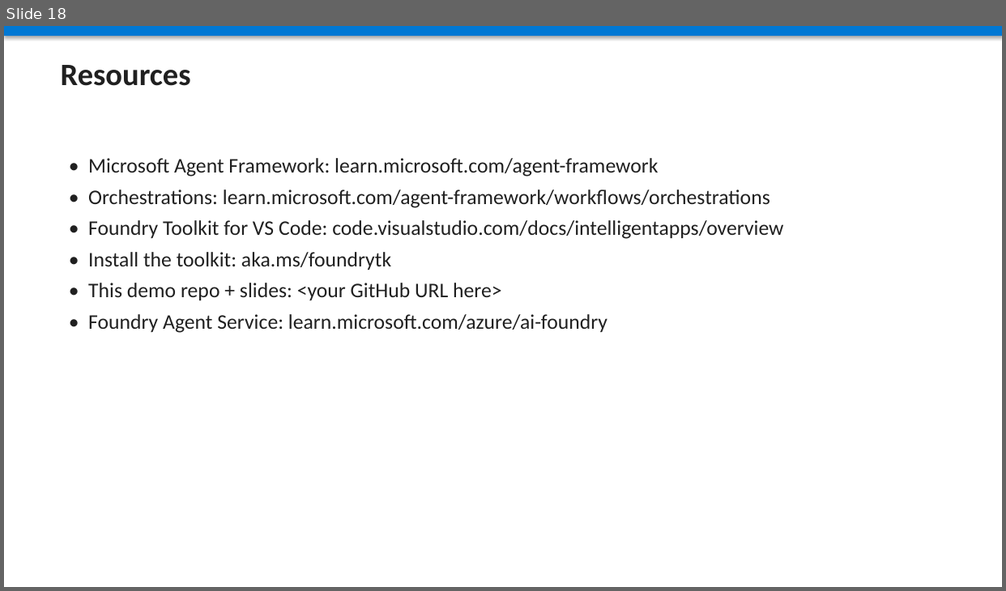
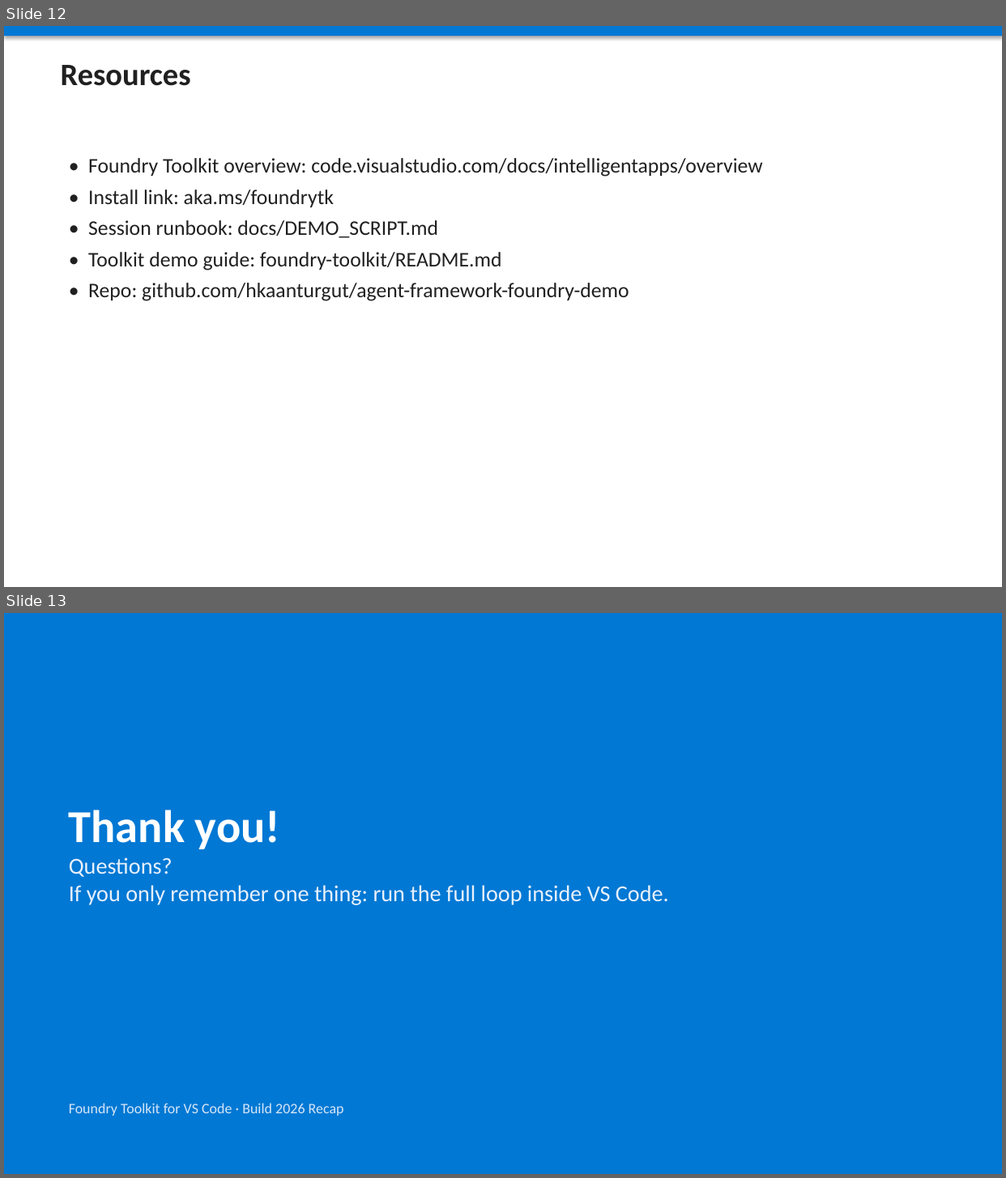
Before and after one commit to hkaanturgut/agent-framework-foundry-demo, a slide deck: deck/Build2026-Recap-Agents.pptx. Shown one above the other, each under a label of ours: slide 18 before the commit, slides 12 and 13 after it. The pictures are 1006x591 and 1006x1178 pixels, drawn with LibreOffice and Linux fonts; fonts in the diff are those of the drawing. Boxes give left, top, right and bottom in pixels: in the first picture for what was removed or moved away, otherwise in the second. Text is boxed around its words. In the diff, an @@ line names an element or a change of style, - is before the commit and + after.

```diff
--- a/deck/Build2026-Recap-Agents.pptx
+++ b/deck/Build2026-Recap-Agents.pptx
@@ slide 13 added at [4,613,1002,1174], background #FFFFFF @@
@@ rectangle added at [4,613,1002,1174], fill #0078D4 @@
@@ text added at [69,810,669,905], 22 pt, text #E8F0FB @@
+Thank you!
+Questions?
+If you only remember one thing: run the full loop inside VS Code.
@@ text added at [69,1103,344,1116], 14 pt, text #D6E6F7 @@
+Foundry Toolkit for VS Code · Build 2026 Recap
@@ what was slide 18 is now slide 12 @@
@@ slide 12 changed as well @@
@@ text at [88,158,762,301]: text changed @@
-• Microsoft Agent Framework: learn.microsoft.com/agent-framework
-• Orchestrations: learn.microsoft.com/agent-framework/workflows/orchestrations
-• Foundry Toolkit for VS Code: code.visualstudio.com/docs/intelligentapps/overview
-• Install the toolkit: aka.ms/foundrytk
-• This demo repo + slides: <your GitHub URL here>
-• Foundry Agent Service: learn.microsoft.com/azure/ai-foundry
+• Foundry Toolkit overview: code.visualstudio.com/docs/intelligentapps/overview
+• Install link: aka.ms/foundrytk
+• Session runbook: docs/DEMO_SCRIPT.md
+• Toolkit demo guide: foundry-toolkit/README.md
+• Repo: github.com/hkaanturgut/agent-framework-foundry-demo
```
Also in this commit, not shown: 2 other slides changed, 9 other slides added, 16 slides removed, 4 other files.
